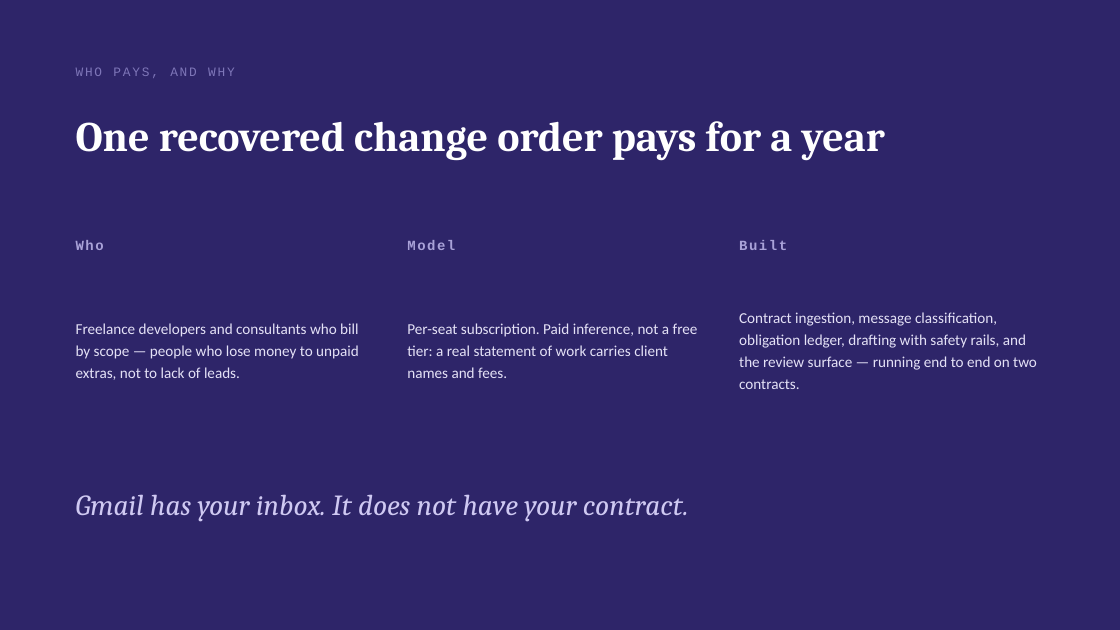
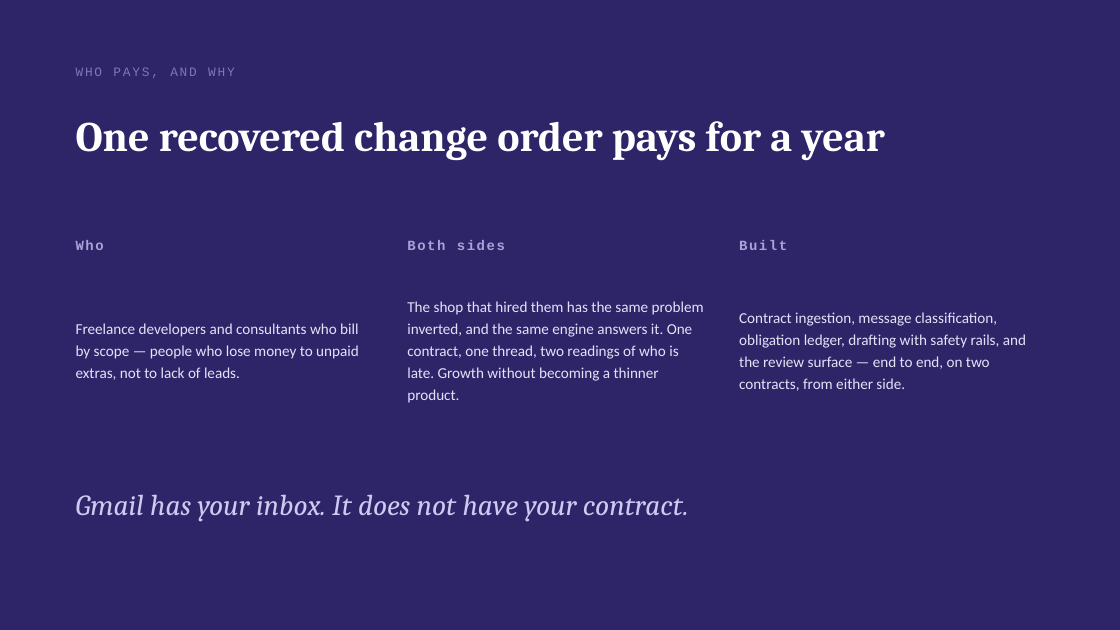
Before and after one commit to AMREESHAYS/chief-of-staff, a slide deck: slide 10 of deck/chief-of-staff.pptx. Drawn at 1120x630 pixels with LibreOffice and Linux fonts; fonts in the diff are those of the drawing. Boxes give left, top, right and bottom in pixels: in the first picture for what was removed or moved away, otherwise in the second. Text is boxed around its words. In the diff, an @@ line names an element or a change of style, - is before the commit and + after.

```diff
--- a/deck/chief-of-staff.pptx
+++ b/deck/chief-of-staff.pptx
@@ text at <box>407,240,505,250</box>: text changed @@
-Model
+Both sides
@@ text at <box>407,301,704,403</box>: text changed @@
-Per-seat subscription. Paid inference, not a free tier: a real statement of work carries client names and fees.
+The shop that hired them has the same problem inverted, and the same engine answers it. One contract, one thread, two readings of who is late. Growth without becoming a thinner product.
@@ text at <box>739,312,1026,391</box>: text changed @@
-Contract ingestion, message classification, obligation ledger, drafting with safety rails, and the review surface — running end to end on two contracts.
+Contract ingestion, message classification, obligation ledger, drafting with safety rails, and the review surface — end to end, on two contracts, from either side.
```
Also in this commit, not shown: 2 other slides changed, 2 other files.
